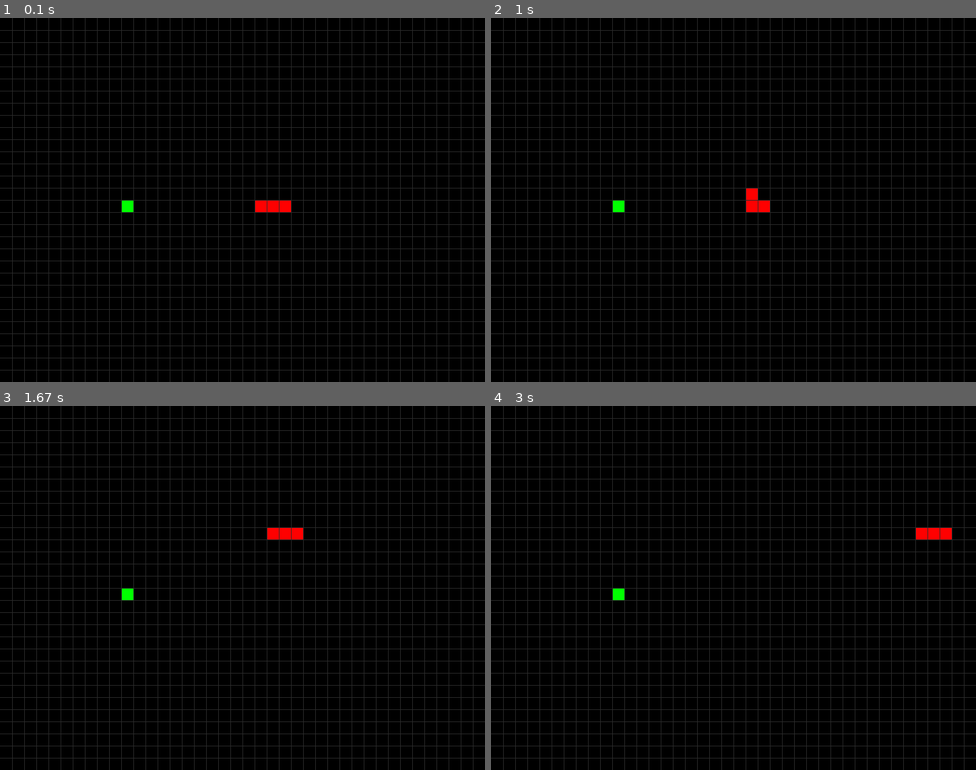
Above: before the commit, frames 1-4 (two rows, left to right).
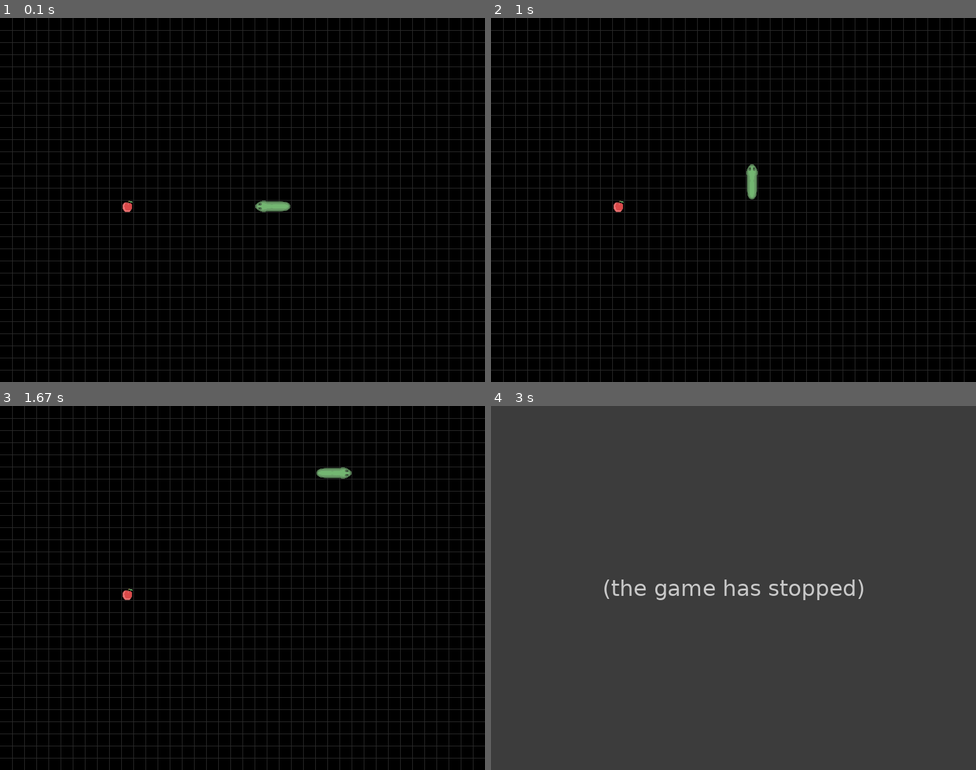
Above: after the commit, the same moments.

Repository: omnisyle/pygame_practice
Game: pygame game, started from snake/main.py
Same seed, same stepped clock (60 frames per second), same inputs: the game is played once before the commit and once after it.
Inputs:
- Up to frame 1 (0.1 s): no input
- Up to frame 2 (1 s): hold Right 0.33-0.8 s; hold Up from 0.83 s (still down)
- Up to frame 3 (1.67 s): release Up at 1.3 s; hold Right from 1.33 s (still down)
- Up to frame 4 (3 s): release Right at 1.8 s; hold Left 1.83-2.37 s

The runs differ from the first frame. In frame 1, 0.3% of the frame differs, in the area x 25-60%, y 50-54%; in frame 2, 0.4%; in frame 3, 0.5%; in frame 4, 91%, in the area x 0-100%, y 0-100%.
After the commit the program exited at 2.4 s; later frames show no game.

Commit message:
adds sprite for snake and food

Diff:
--- /dev/null
+++ b/snake/assets/snake_sprite_atlas.json
@@ -0,0 +1,107 @@
+[
+  {
+    "name": "head_up",
+    "x": "192",
+    "y": "0",
+    "width": "64",
+    "height": "64"
+  },
+  {
+    "name": "head_down",
+    "x": "256",
+    "y": "64",
+    "width": "64",
+    "height": "64"
+  },
+  {
+    "name": "head_left",
+    "x": "192",
+    "y": "64",
+    "width": "64",
+    "height": "64"
+  },
+  {
+    "name": "head_right",
+    "x": "256",
+    "y": "0",
+    "width": "64",
+    "height": "64"
+  },
+  {
+    "name": "apple",
+    "x": "0",
+    "y": "192",
+    "width": "64",
+    "height": "64"
+  },
+  {
+    "name": "tail_up",
+    "x": "192",
+    "y": "128",
+    "width": "64",
+    "height": "64"
+  },
+  {
+    "name": "tail_down",
+    "x": "256",
+    "y": "192",
+    "width": "64",
+    "height": "64"
+  },
+  {
+    "name": "tail_left",
+    "x": "192",
+    "y": "192",
+    "width": "64",
+    "height": "64"
+  },
+  {
+    "name": "tail_right",
+    "x": "256",
+    "y": "128",
+    "width": "64",
+    "height": "64"
+  },
+  {
+    "name": "upper_left_corner",
+    "x": "0",
+    "y": "0",
+    "width": "64",
+    "height": "64"
+  },
+  {
+    "name": "bottom_left_corner",
+    "x": "0",
+    "y": "64",
+    "width": "64",
+    "height": "64"
+  },
+  {
+    "name": "body_horizontal",
+    "x": "64",
+    "y": "0",
+    "width": "64",
+    "height": "64"
+  },
+  {
+    "name": "upper_right_corner",
+    "x": "128",
+    "y": "0",
+    "width": "64",
+    "height": "64"
+  },
+  {
+    "name": "bottom_right_corner",
+    "x": "128",
+    "y": "128",
+    "width": "64",
+    "height": "64"
+  },
+  {
+    "name": "body_vertical",
+    "x": "128",
+    "y": "64",
+    "width": "64",
+    "height": "64"
+  }
+]
--- a/snake/cube.py
+++ b/snake/cube.py
@@ -13,6 +13,9 @@
 
 		pygame.draw.rect(surface, self.color, (i, j, dis, dis))
 
+	def draw_image(self, surface, image):
+		surface.blit(image, self.position)
+
 	def __str__(self):
 		return 'Cube("%s","%s")' % (self.position[0], self.position[1])
 
--- a/snake/food.py
+++ b/snake/food.py
@@ -3,13 +3,14 @@
 import cube
 
 class Food(object):
-  def __init__(self, window_width, window_height, grid_size, position = (0,0), color = (0, 255, 0)):
+  def __init__(self, window_width, window_height, grid_size, sprite, position = (0,0), color = (0, 255, 0), ):
     self.window_width = window_width
     self.window_height = window_height
     self.grid_size = grid_size
     self.position = position
     self.color = color
     self.snack = cube.Cube(self.position, color, grid_size)
+    self.image = sprite.get_image(3, 0)
 
   def move_random(self):
     snackx = random.randrange(0, self.window_width, self.grid_size)
@@ -18,4 +19,4 @@
     self.snack.position = self.position
 
   def draw(self, surface):
-    self.snack.draw(surface)
+    self.snack.draw_image(surface, self.image)
--- a/snake/main.py
+++ b/snake/main.py
@@ -1,10 +1,12 @@
 import pygame
 import sys
+from os import path
 
 import grid
 import cube
 import food
 import snake
+import sprites
 
 pygame.init()
 
@@ -18,7 +20,7 @@
 	width = 800
 	height = 600
 	gridColor = (43,43,43)
-	frameRate = 10
+	frameRate = 20
 	gridSize = 20
 	gameOver = False
 
@@ -26,8 +28,11 @@
 	clock = pygame.time.Clock()
 
 	ggrid = grid.Grid(gridSize, gridColor, width, height)
-	my_snake = snake.Snake(3, (400, 300), gridSize)
-	snack = food.Food(width, height, gridSize, (200, 300))
+	folder = path.dirname(__file__)
+	img_path = path.join(folder, 'assets/snake_sprite.png')
+	spritesheet = sprites.SpriteSheet(img_path)
+	my_snake = snake.Snake(3, (400, 300), gridSize, spritesheet)
+	snack = food.Food(width, height, gridSize, spritesheet, (200, 300))
 
 	while not gameOver:
 
@@ -61,9 +66,9 @@
 
 		window.fill((0,0,0))
 		my_snake.move()
+		ggrid.draw(window)
+		snack.draw(window)
 		my_snake.draw(window)
-		snack.draw(window)
-		ggrid.draw(window)
 
 		pygame.display.update()
 		clock.tick(frameRate)
--- a/snake/snake.py
+++ b/snake/snake.py
@@ -2,13 +2,14 @@
 
 class Snake(object):
 
-  def __init__(self, length, start, grid_size, color = (255,0,0)):
+  def __init__(self, length, start, grid_size, sprite, color = (255,0,0)):
     self.dirnx = 0
     self.dirny = 0
     self.color = color
     self.body = []
     self.direction = "left"
     self.grid_size = grid_size
+    self.sprite = sprite
 
     for x in range(length):
       count = x + 1
@@ -60,8 +61,86 @@
     self.body.pop()
 
   def draw(self, surface):
-    for segment in self.body:
-      segment.draw(surface)
+    print(self.body)
+    for i, segment in enumerate(self.body):
+      seg_pos = segment.position
+      segx = seg_pos[0]
+      segy = seg_pos[1]
+
+      row = 0
+      col = 0
+
+      if (i == 0):
+        # Head; Determine the correct image
+        nseg = self.body[i+1] # Next segment
+        nsegx = nseg.position[0]
+        nsegy = nseg.position[1]
+
+        if (segy < nsegy):
+          # Up
+          col = 3; row = 0
+        elif (segx > nsegx):
+          # Right
+          col = 4; row = 0
+        elif (segy > nsegy):
+          # Down
+          col = 4; row = 1
+        elif (segx < nsegx):
+          # Left
+          col = 3; row = 1
+
+      if (i == len(self.body) - 1):
+        # Tail; Determine the correct image
+        pseg = self.body[i-1] # Prev segment
+        psegx = pseg.position[0]
+        psegy = pseg.position[1]
+
+        if (psegy < segy):
+          # Up
+          col = 3; row = 2
+        elif (psegx > segx):
+          # Right
+          col = 4; row = 2
+        elif (psegy > segy):
+          # Down
+          col = 4; row = 3
+        elif (psegx < segx):
+          # Left
+          col = 3; row = 3
+
+      if (i > 0 and i < (len(self.body) - 1)):
+        # Body; Determine the correct image
+        # Previous segment
+        pseg = self.body[i-1]
+        psegx = pseg.position[0]
+        psegy = pseg.position[1]
+
+        # Next segment
+        nseg = self.body[i+1]
+        nsegx = nseg.position[0]
+        nsegy = nseg.position[1]
+
+        if (psegx < segx and nsegx > segx or nsegx < segx and psegx > segx):
+            # Horizontal Left-Right
+            col = 1; row = 0
+        elif (psegx < segx and nsegy > segy or nsegx < segx and psegy > segy):
+            # Angle Left-Down
+            col = 2; row = 0
+        elif (psegy < segy and nsegy > segy or nsegy < segy and psegy > segy):
+            # Vertical Up-Down
+            col = 2; row = 1
+        elif (psegy < segy and nsegx < segx or nsegy < segy and psegx < segx):
+            # Angle Top-Left
+            col = 2; row = 2
+        elif (psegx > segx and nsegy < segy or nsegx > segx and psegy < segy):
+            # Angle Right-Up
+            col = 0; row = 1
+        elif (psegy > segy and nsegx > segx or nsegy > segy and psegx > segx):
+            # Angle Down-Right
+            col = 0; row = 0
+
+      image = self.sprite.get_image(row, col)
+      segment.draw_image(surface, image)
 
   def has_hit_wall(self, width, height):
     head_position = self.body[0].position
--- /dev/null
+++ b/snake/sprites.py
@@ -0,0 +1,13 @@
+import pygame
+
+class SpriteSheet(object):
+    def __init__(self, file_name):
+      self.spritesheet = pygame.image.load(file_name).convert_alpha()
+
+    def get_image(self, row, col):
+      size = 64
+      image = pygame.Surface((size, size))
+      image.blit(self.spritesheet, (0, 0), (col * size, row*size, size, size))
+      image = pygame.transform.scale(image, (20, 20))
+      image.set_colorkey((0,0,0))
+      return image
Binary file added: snake/assets/snake_sprite.png
